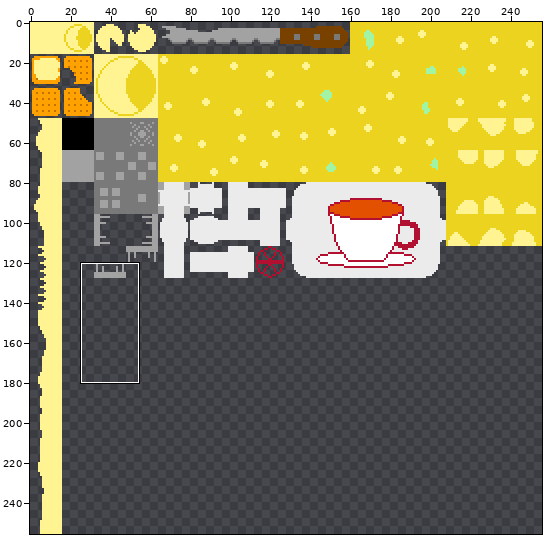
Two states of a sprite sheet, Assets/Ready/TileSets/3x_tiles.png. Above: a wide view before the commit, with the close-up outlined.
Close-up. The starting point:
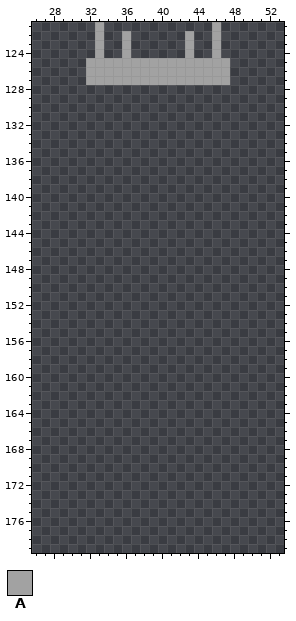
The file is 256x256 pixels. Shown: x 26..53, y 121..179. The commit also changed other parts of the picture, which this record leaves out.
Palette (. is transparent): A #a2a2a2
Pixels before, first column x 32:
121 .A............A.
122 .A..A......A..A.
123 .A..A......A..A.
124 .A..A......A..A.
125 AAAAAAAAAAAAAAAA
126 AAAAAAAAAAAAAAAA
127 AAAAAAAAAAAAAAAA
New version:
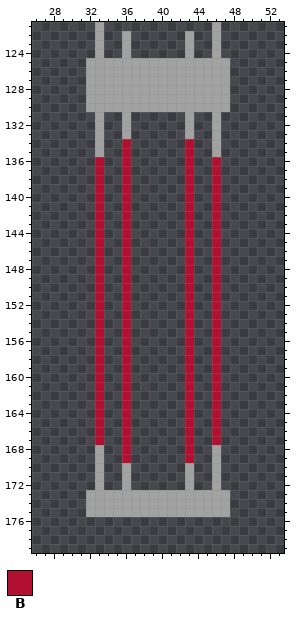
Colours new in this view: B #b21030
Difference:
The author put colour A in rows 128 to 130 at x 32 to 47; in rows 131 to 133 at x 33, 36, 43 and 46; in rows 134 to 135 at x 33 and 46; in rows 168 to 169 at x 33 and 46; in rows 170 to 172 at x 33, 36, 43 and 46; in rows 173 to 175 at x 32 to 47.
The author put colour B in rows 134 to 135 at x 36 and 43; in rows 136 to 167 at x 33, 36, 43 and 46; in rows 168 to 169 at x 36 and 43.
Pixel boxes of the changes (left, top, right, bottom) in both close-ups:
added: (86, 85, 230, 517)
